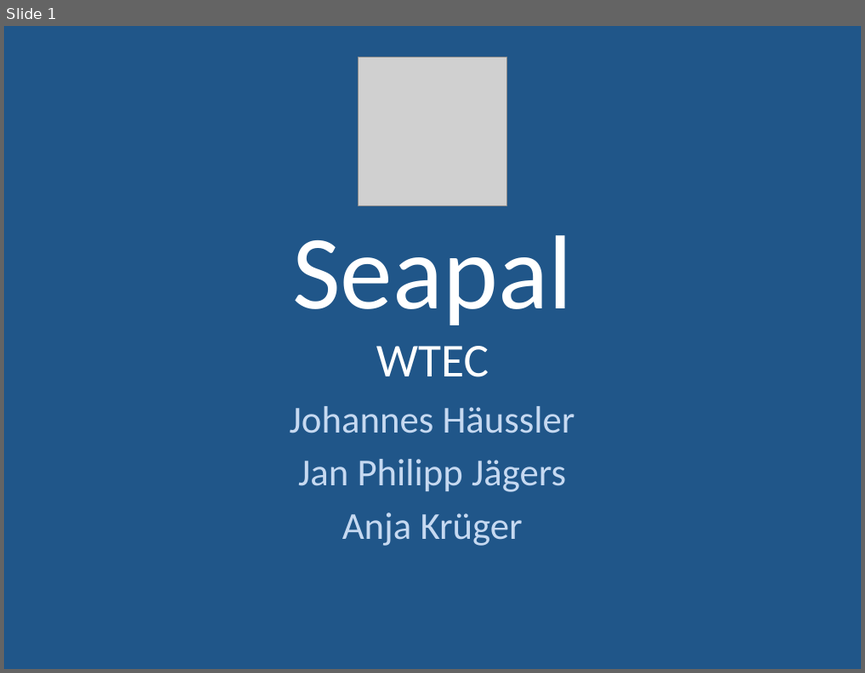
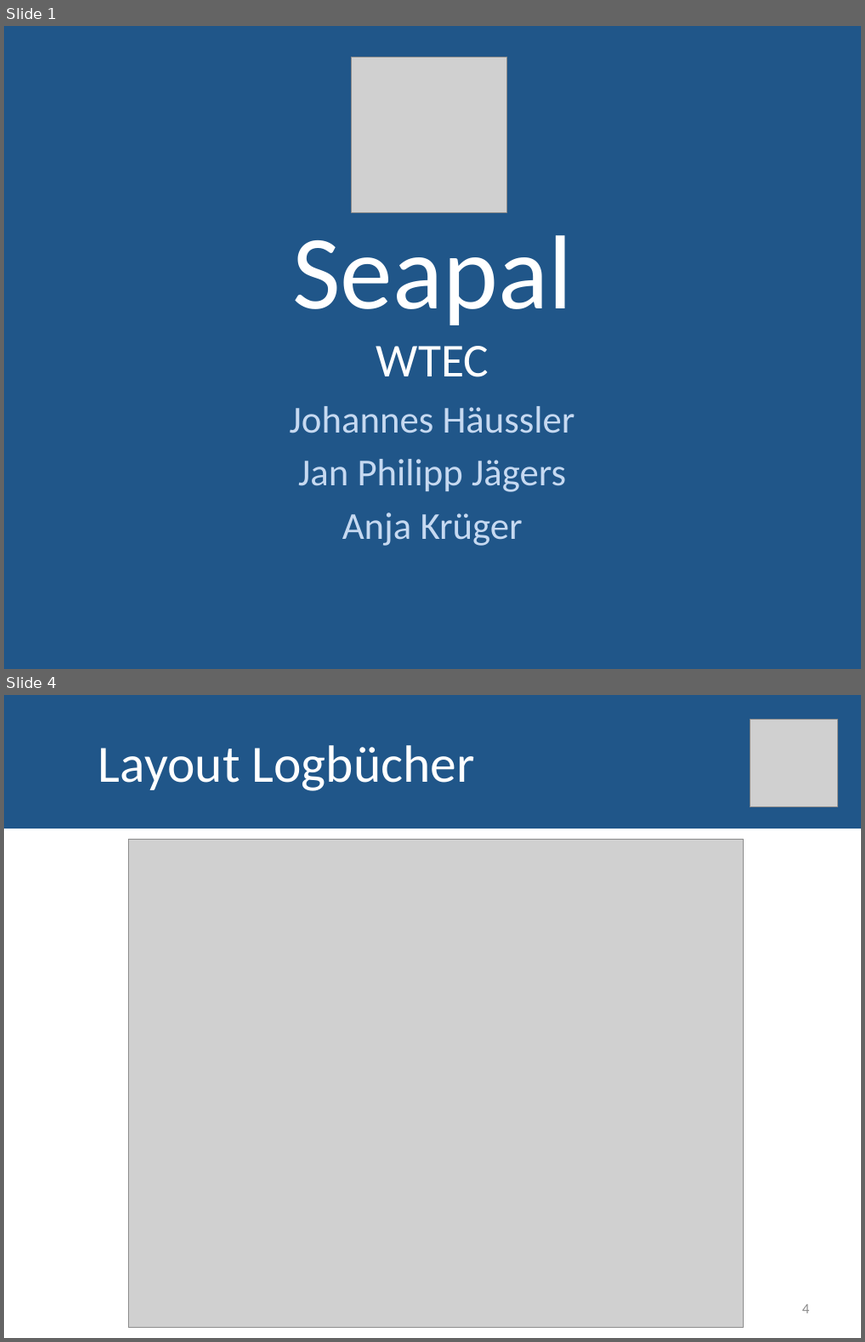
Before and after one commit to JoHae/htwg.seapal.akjjjh, a slide deck: docs/Seapal_Praesi.pptx. Shown one above the other, each under a label of ours: slide 1 before the commit, slides 1 and 4 after it; the slides between them are not shown. The pictures are 865x673 and 865x1342 pixels, drawn with LibreOffice and Linux fonts; fonts in the diff are those of the drawing; grey boxes stand for pictures. Boxes give left, top, right and bottom in pixels: in the first picture for what was removed or moved away, otherwise in the second. Text is boxed around its words. In the diff, an @@ line names an element or a change of style, - is before the commit and + after.

```diff
--- a/docs/Seapal_Praesi.pptx
+++ b/docs/Seapal_Praesi.pptx
@@ slide 4 added at bbox=[4, 695, 861, 1338], background #FFFFFF @@
@@ title added at bbox=[4, 695, 861, 828], fill #205689, outline #205689 0.75 pt, 44 pt, text #FFFFFF @@
+Layout Logbücher
@@ picture added at bbox=[749, 720, 837, 807] @@
@@ picture added at bbox=[129, 839, 744, 1327] @@
@@ page number added at bbox=[802, 1304, 809, 1313], 12 pt, text #8C8C8C @@
+4
@@ slide 1 changed as well @@
@@ picture: place and size @@
-picture at bbox=[358, 57, 506, 205]
+picture at bbox=[352, 57, 507, 212]
```
Also in this commit, not shown: 9 other slides added, 1 slide removed, 2 other files.
